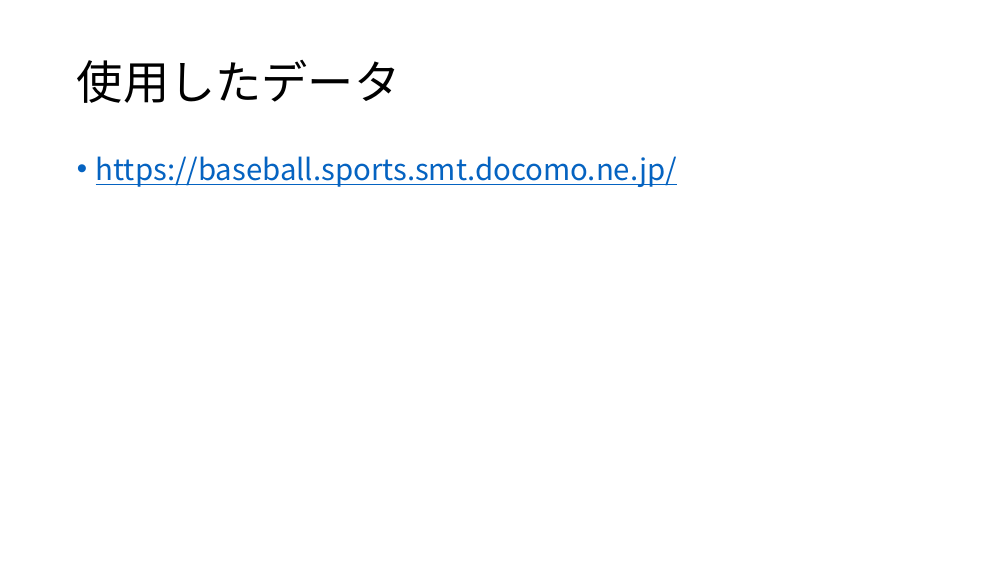
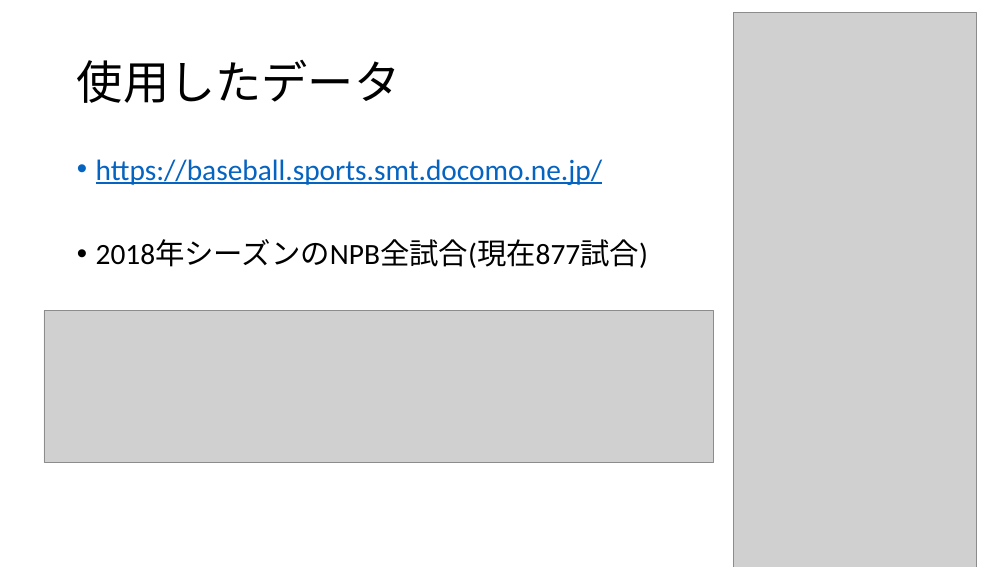
Before and after one commit to hsoccer/baseball, a slide deck: slide 3 of presentation/ゼミ論20181030.pptx. Drawn at 1008x567 pixels with LibreOffice and Linux fonts; fonts in the diff are those of the drawing; grey boxes stand for pictures. Boxes give left, top, right and bottom in pixels: in the first picture for what was removed or moved away, otherwise in the second. Text is boxed around its words. In the diff, an @@ line names an element or a change of style, - is before the commit and + after.

```diff
--- a/presentation/ゼミ論20181030.pptx
+++ b/presentation/ゼミ論20181030.pptx
@@ picture added at [734,12,977,567] @@
@@ title "使用したデータ" at [77,60,400,103]: font Noto Sans CJK JP to Calibri @@
@@ text at [96,159,602,185]: font Noto Sans CJK JP to Calibri in "https://baseball.sports.smt.docomo.ne.jp/" @@
@@ text at [96,240,648,268]: paragraph added @@
+• 2018年シーズンのNPB全試合(現在877試合)
@@ picture added at [44,311,713,463] @@
```
Also in this commit, not shown: 11 other slides changed, 5 slides added, 3 other files.
